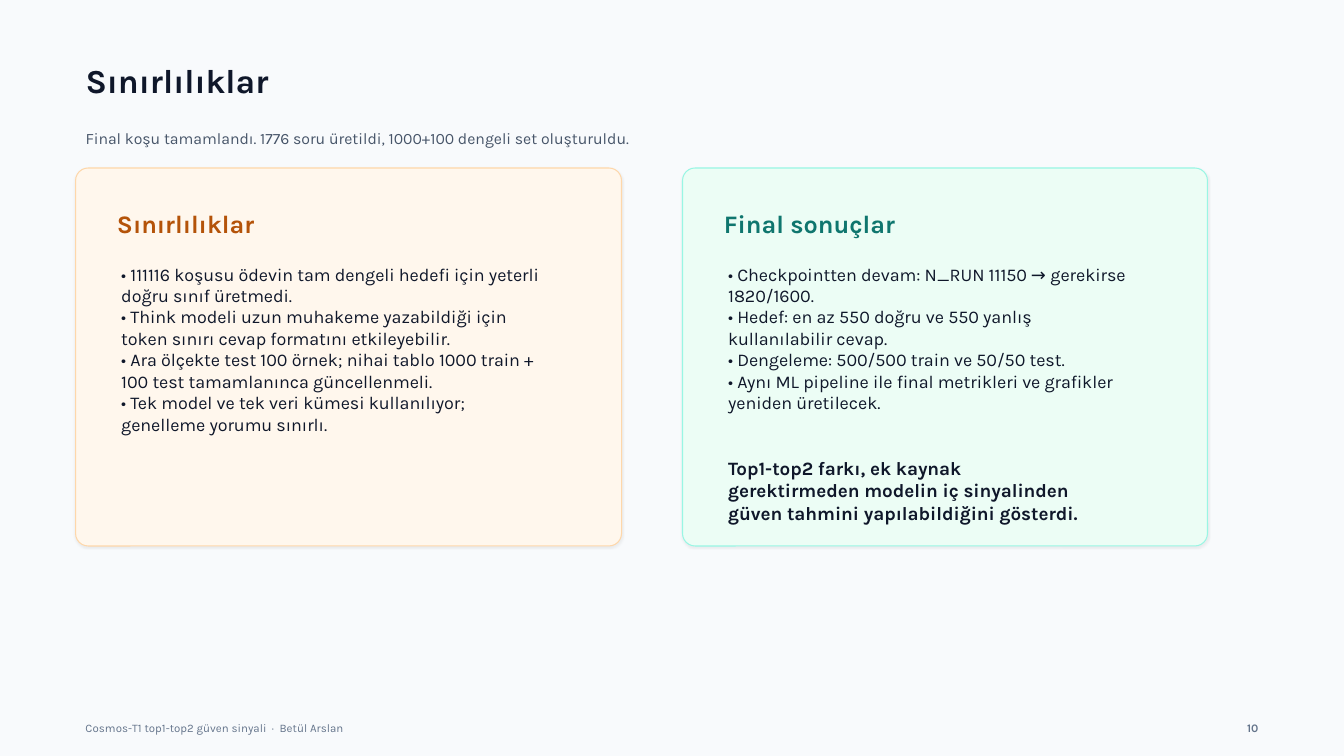
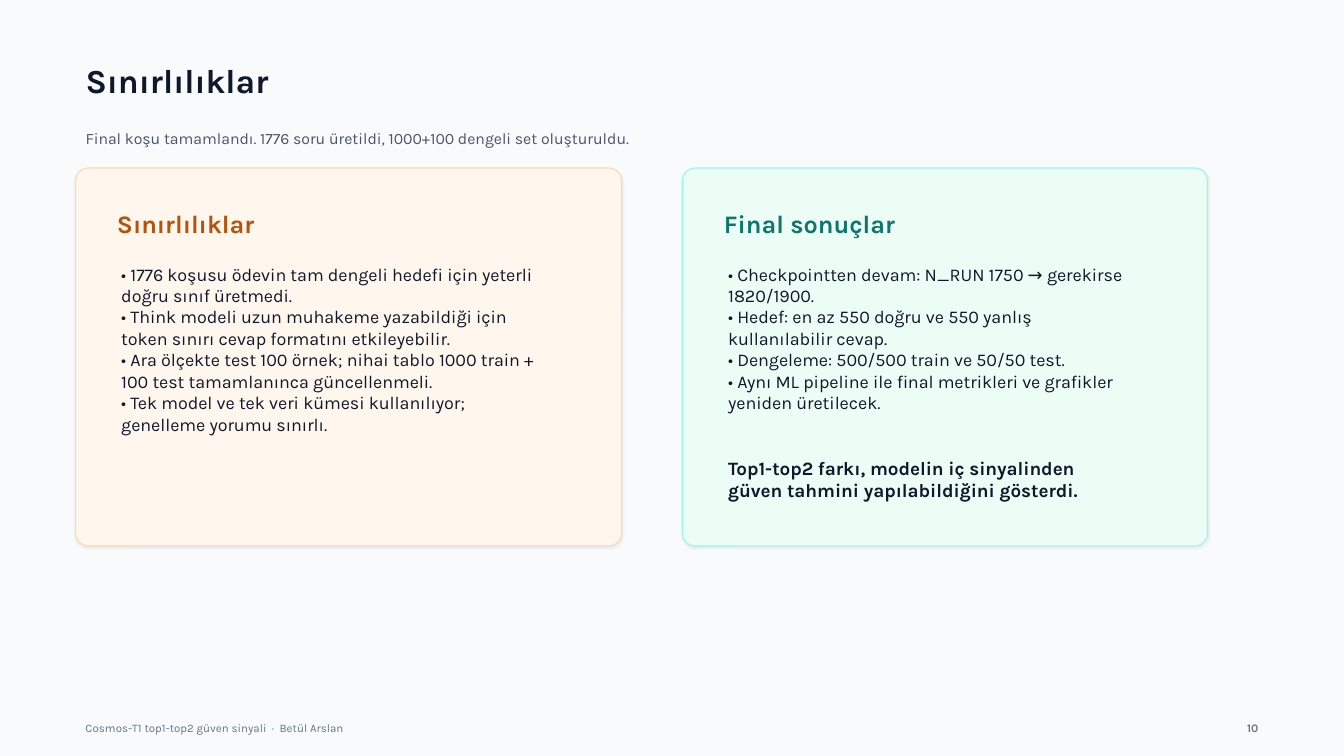
Before and after one commit to betullarslan-cpu/cosmos-t1-confidence-prediction, a slide deck: slide 10 of sunum.pptx. Drawn at 1344x756 pixels with LibreOffice and Linux fonts; fonts in the diff are those of the drawing. Boxes give left, top, right and bottom in pixels: in the first picture for what was removed or moved away, otherwise in the second. Text is boxed around its words. In the diff, an @@ line names an element or a change of style, - is before the commit and + after.

```diff
--- a/sunum.pptx
+++ b/sunum.pptx
@@ text at bbox=[121, 268, 532, 307]: text changed @@
-• 111116 koşusu ödevin tam dengeli hedefi için yeterli doğru sınıf üretmedi.
+• 1776 koşusu ödevin tam dengeli hedefi için yeterli doğru sınıf üretmedi.
@@ text at bbox=[728, 268, 1122, 304]: text changed @@
-• Checkpointten devam: N_RUN 11150 → gerekirse 1820/1600.
+• Checkpointten devam: N_RUN 1750 → gerekirse 1820/1900.
@@ text at bbox=[728, 461, 1078, 502]: text changed @@
-Top1-top2 farkı, ek kaynak gerektirmeden modelin iç sinyalinden güven tahmini yapılabildiğini gösterdi.
+Top1-top2 farkı, modelin iç sinyalinden güven tahmini yapılabildiğini gösterdi.
```
Also in this commit, not shown: 8 other slides changed, 1 other file.
